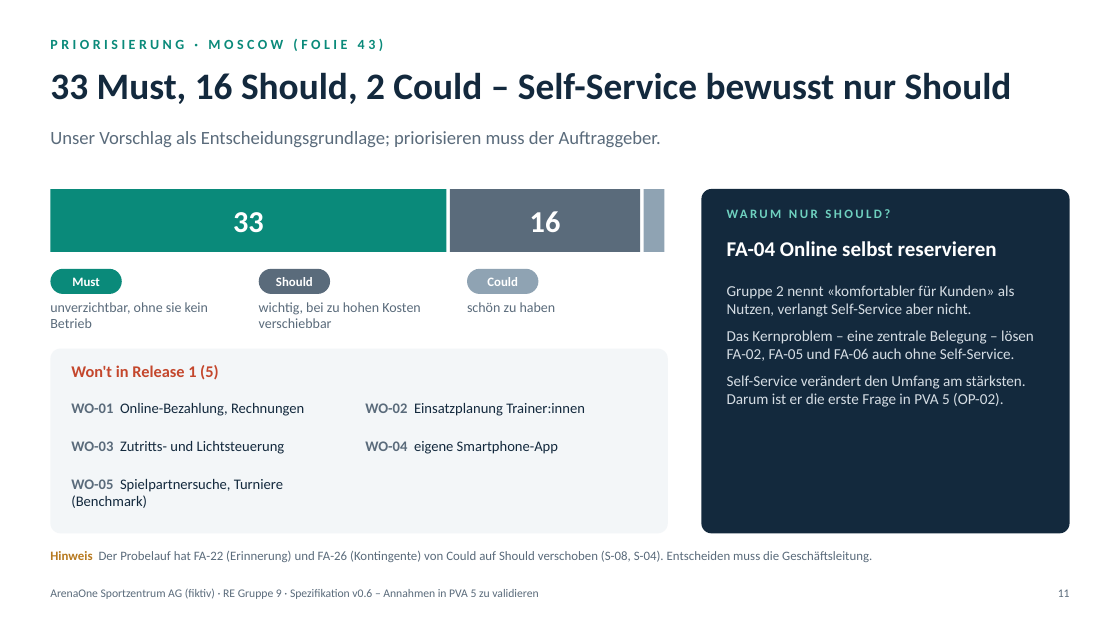
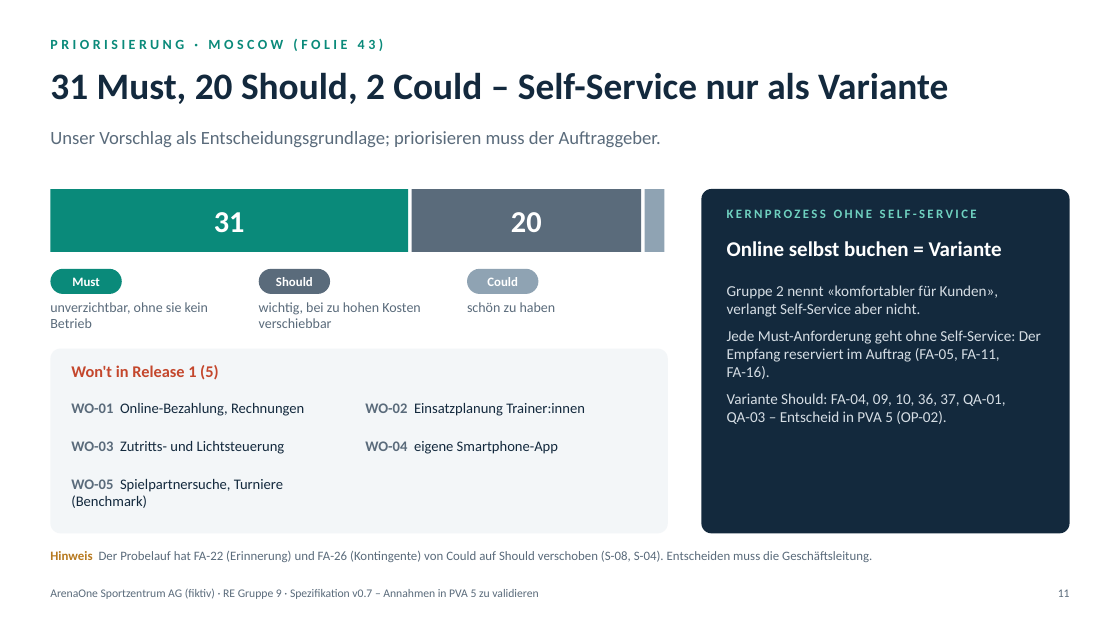
Before and after one commit to gotazlib/abgaben, a slide deck: slide 11 of requirements-engineering/re-arenaone/praesentation-pva9-10/RE_ArenaOne_Loesung.pptx. Drawn at 1120x630 pixels with LibreOffice and Linux fonts; fonts in the diff are those of the drawing. Boxes give left, top, right and bottom in pixels: in the first picture for what was removed or moved away, otherwise in the second. Text is boxed around its words. In the diff, an @@ line names an element or a change of style, - is before the commit and + after.

Commit message:
Requirements Engineering: ArenaOne Spezifikation v0.7 (Kernprozess ohne Self-Service), Leitfaden mit Muss-Fragen, Bestätigungsliste

```diff
--- a/requirements-engineering/re-arenaone/praesentation-pva9-10/RE_ArenaOne_Loesung.pptx
+++ b/requirements-engineering/re-arenaone/praesentation-pva9-10/RE_ArenaOne_Loesung.pptx
@@ title at [50, 72, 948, 104]: text changed @@
-33 Must, 16 Should, 2 Could – Self-Service bewusst nur Should
+31 Must, 20 Should, 2 Could – Self-Service nur als Variante
@@ rectangle: place and size @@
-rectangle at [50, 189, 447, 252]
+rectangle at [50, 189, 408, 252]
@@ rectangle: place and size @@
-rectangle at [450, 189, 641, 252]
+rectangle at [412, 189, 641, 252]
@@ text at [727, 209, 977, 218]: text changed @@
-WARUM NUR SHOULD?
+KERNPROZESS OHNE SELF-SERVICE
@@ text at [214, 212, 245, 233]: text changed @@
-33
+31
@@ text at [511, 212, 542, 232]: text changed @@
-16
+20
@@ text at [727, 241, 1002, 256]: text changed @@
-FA-04 Online selbst reservieren
+Online selbst buchen = Variante
@@ text at [727, 285, 1041, 424]: text changed @@
-Gruppe 2 nennt «komfortabler für Kunden» als Nutzen, verlangt Self-Service aber nicht.
-Das Kernproblem – eine zentrale Belegung – lösen FA-02, FA-05 und FA-06 auch ohne Self-Service.
-Self-Service verändert den Umfang am stärksten. Darum ist er die erste Frage in PVA 5 (OP-02).
+Gruppe 2 nennt «komfortabler für Kunden», verlangt Self-Service aber nicht.
+Jede Must-Anforderung geht ohne Self-Service: Der Empfang reserviert im Auftrag (FA-05, FA-11, FA-16).
+Variante Should: FA-04, 09, 10, 36, 37, QA-01, QA-03 – Entscheid in PVA 5 (OP-02).
@@ text at [50, 588, 538, 599]: text changed @@
-ArenaOne Sportzentrum AG (fiktiv) · RE Gruppe 9 · Spezifikation v0.6 – Annahmen in PVA 5 zu validieren
+ArenaOne Sportzentrum AG (fiktiv) · RE Gruppe 9 · Spezifikation v0.7 – Annahmen in PVA 5 zu validieren
```
Also in this commit, not shown: 24 other slides changed, 44 other files.
